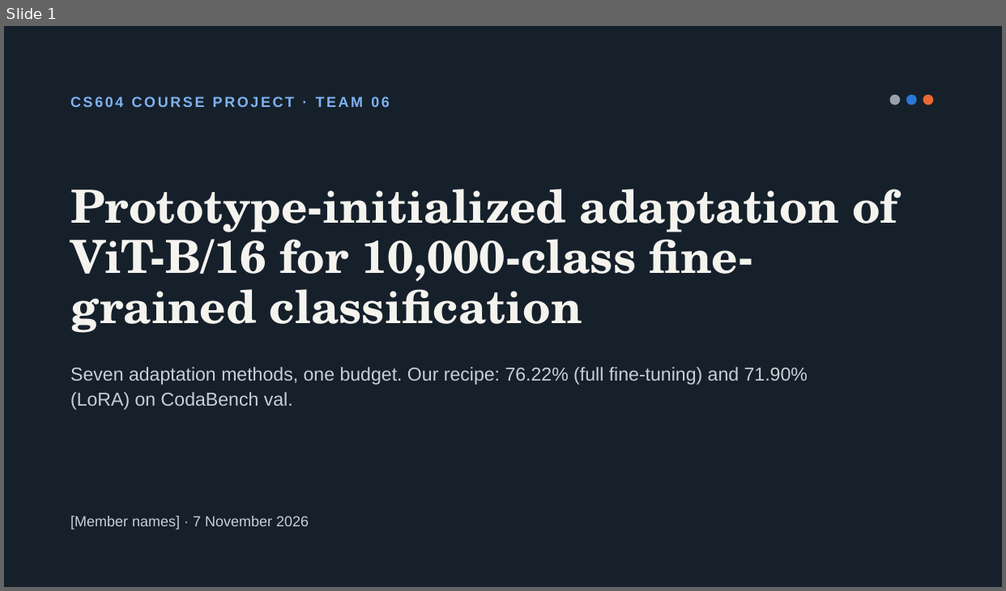
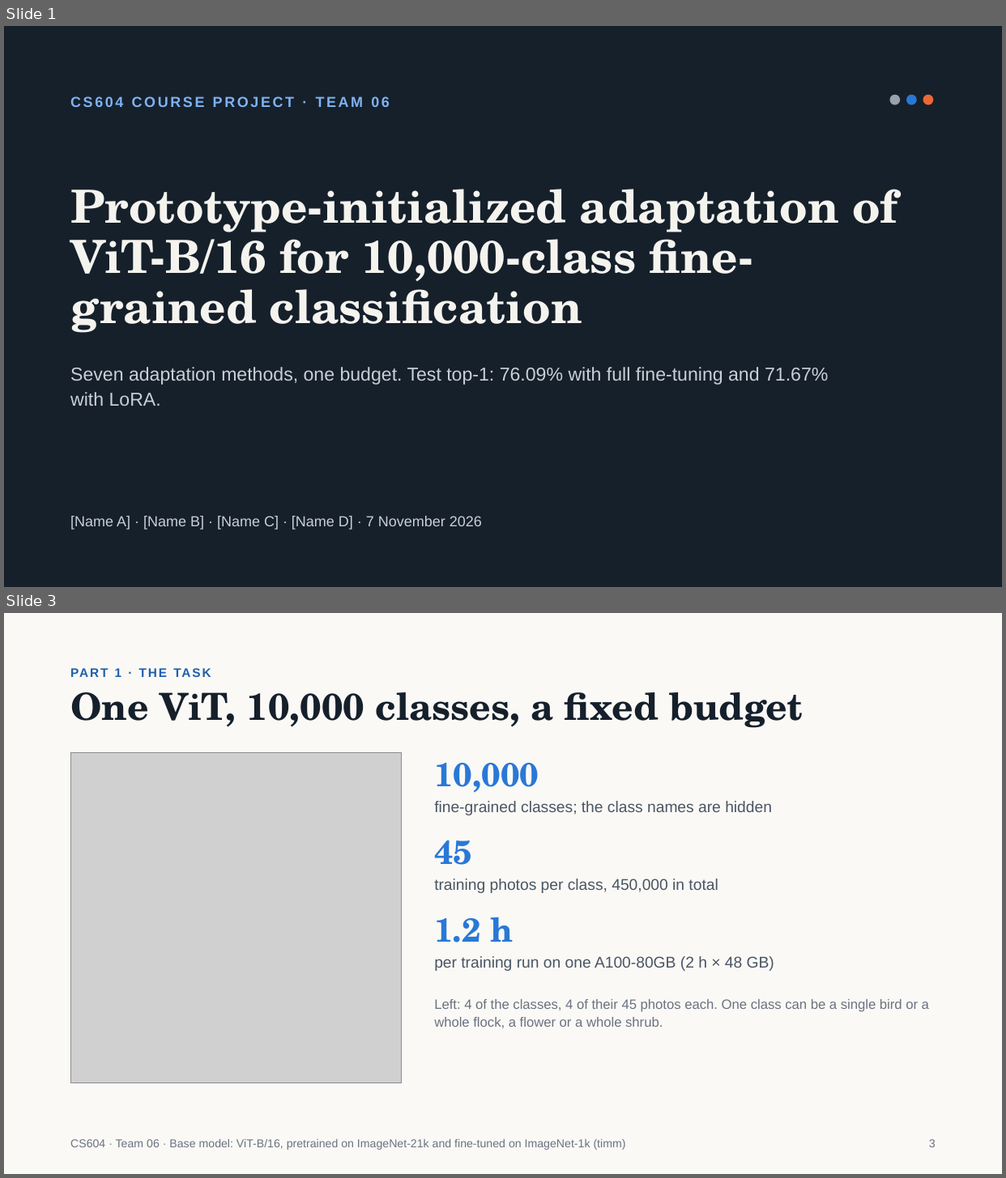
Before and after one commit to jiaobuchong/deep-cv, a slide deck: cs604_team06_slides.pptx. Shown one above the other, each under a label of ours: slide 1 before the commit, slides 1 and 3 after it; the slides between them are not shown. The pictures are 1006x591 and 1006x1178 pixels, drawn with LibreOffice and Linux fonts; fonts in the diff are those of the drawing; grey boxes stand for pictures. Boxes give left, top, right and bottom in pixels: in the first picture for what was removed or moved away, otherwise in the second. Text is boxed around its words. In the diff, an @@ line names an element or a change of style, - is before the commit and + after.

```diff
--- a/cs604_team06_slides.pptx
+++ b/cs604_team06_slides.pptx
@@ slide 3 added at <box>4,613,1002,1174</box>, background #FAF9F6 @@
@@ text added at <box>115,668,509,1009</box>, 12 pt, text #1F5FAD, bold @@
+PART 1 · THE TASK
@@ title added at <box>70,692,803,728</box>, 36 pt, text #15202B, bold @@
+One ViT, 10,000 classes, a fixed budget
@@ picture added at <box>70,753,402,1084</box> @@
@@ text added at <box>434,763,539,793</box>, 32 pt, text #2A78D6, bold @@
+10,000
@@ text added at <box>434,801,772,815</box>, 15 pt, text #4A5563 @@
+fine-grained classes; the class names are hidden
@@ text added at <box>434,841,472,865</box>, 32 pt, text #2A78D6, bold @@
+45
@@ text added at <box>434,879,718,893</box>, 15 pt, text #4A5563 @@
+training photos per class, 450,000 in total
@@ text added at <box>434,917,513,943</box>, 32 pt, text #2A78D6, bold @@
+1.2 h
@@ text added at <box>434,956,774,971</box>, 15 pt, text #4A5563 @@
+per training run on one A100-80GB (2 h × 48 GB)
@@ text added at <box>434,999,929,1029</box>, 13 pt, text #6B7280 @@
+Left: 4 of the classes, 4 of their 45 photos each. One class can be a single bird or a whole flock, a flower or a whole shrub.
@@ text added at <box>70,1139,626,1150</box>, 11 pt, text #6B7280 @@
+CS604 · Team 06 · Base model: ViT-B/16, pretrained on ImageNet-21k and fine-tuned on ImageNet-1k (timm)
@@ text added at <box>929,1139,936,1148</box>, 11 pt, text #6B7280 @@
+3
@@ slide 1 changed as well @@
@@ text at <box>70,367,828,406</box>: text changed @@
-Seven adaptation methods, one budget. Our recipe: 76.22% (full fine-tuning) and 71.90% (LoRA) on CodaBench val.
+Seven adaptation methods, one budget. Test top-1: 76.09% with full fine-tuning and 71.67% with LoRA.
@@ text at <box>70,516,482,530</box>: text changed @@
-[Member names] · 7 November 2026
+[Name A] · [Name B] · [Name C] · [Name D] · 7 November 2026
```
Also in this commit, not shown: 17 other slides changed, 4 other slides added, 1 slide removed, 51 other files.
